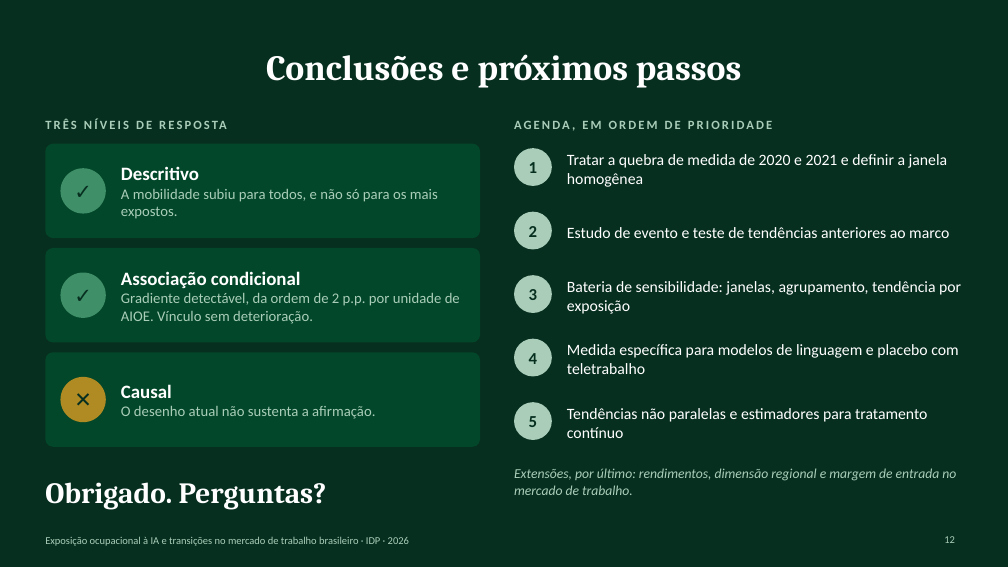
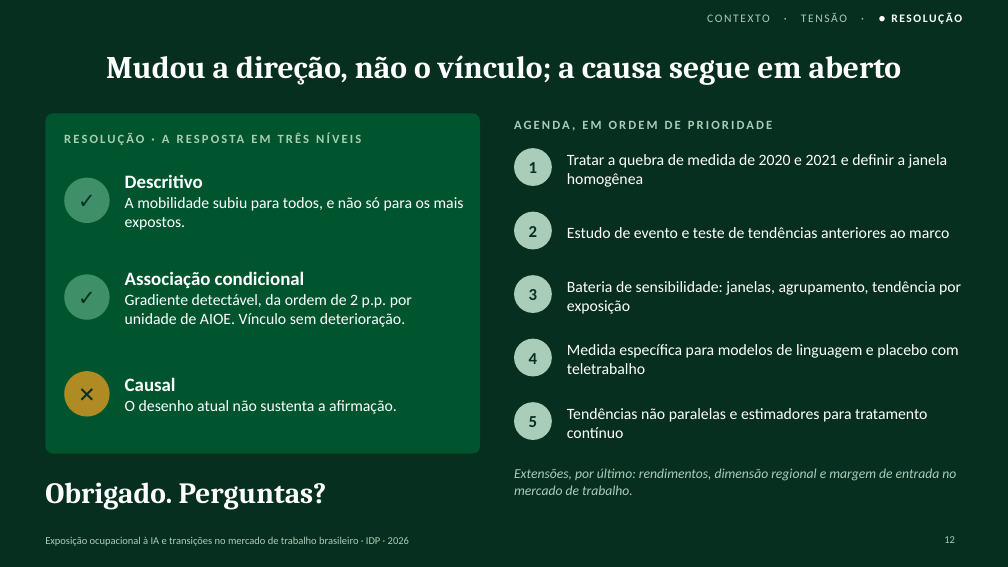
Before and after one commit to rickpalmeiras-design/IDP, a slide deck: slide 12 of apresentacao/apresentacao_05.pptx. Drawn at 1008x567 pixels with LibreOffice and Linux fonts; fonts in the diff are those of the drawing. Boxes give left, top, right and bottom in pixels: in the first picture for what was removed or moved away, otherwise in the second. Text is boxed around its words. In the diff, an @@ line names an element or a change of style, - is before the commit and + after.

```diff
--- a/apresentacao/apresentacao_05.pptx
+++ b/apresentacao/apresentacao_05.pptx
@@ text added at (x1=707, y1=13, x2=962, y2=24), 11 pt, text #A9CDB8 @@
+CONTEXTO · TENSÃO · ● RESOLUÇÃO
@@ title at (x1=106, y1=55, x2=902, y2=85): text changed; size 34 to 30 pt @@
-Conclusões e próximos passos
+Mudou a direção, não o vínculo; a causa segue em aberto
@@ rounded rectangle resized from (x1=45, y1=248, x2=480, y2=343) to (x1=45, y1=113, x2=480, y2=454) @@
@@ rounded rectangle at (x1=45, y1=113, x2=480, y2=454): fill #00552F at 65% opacity to #00552F; proportions changed @@
@@ rounded rectangle removed at (x1=45, y1=144, x2=480, y2=238) @@
@@ text at (x1=162, y1=135, x2=170, y2=143): text changed @@
-TRÊS NÍVEIS DE RESPOSTA
+RESOLUÇÃO · A RESPOSTA EM TRÊS NÍVEIS
@@ ellipse "✓" moved from (x1=60, y1=169, x2=106, y2=214) to (x1=64, y1=178, x2=110, y2=223) @@
@@ text "Descritivo" moved from (x1=121, y1=166, x2=438, y2=219) to (x1=125, y1=174, x2=464, y2=230) @@
@@ text at (x1=125, y1=197, x2=464, y2=230): size 14 to 15 pt, text colour #A9CDB8 to #FFFFFF in "A mobilidade subiu para todos, e não ..." @@
@@ ellipse "✓" moved from (x1=60, y1=272, x2=106, y2=318) to (x1=64, y1=274, x2=110, y2=320) @@
@@ text at (x1=125, y1=294, x2=412, y2=327): size 14 to 15 pt, text colour #A9CDB8 to #FFFFFF in "Gradiente detectável, da ordem de 2 p.p. ..." @@
@@ rounded rectangle removed at (x1=45, y1=352, x2=480, y2=447) @@
@@ text "Causal" moved from (x1=121, y1=384, x2=375, y2=419) to (x1=125, y1=377, x2=397, y2=414) @@
@@ ellipse "✕" moved from (x1=60, y1=377, x2=106, y2=423) to (x1=64, y1=371, x2=110, y2=417) @@
@@ text at (x1=125, y1=400, x2=397, y2=414): size 14 to 15 pt, text colour #A9CDB8 to #FFFFFF in "O desenho atual não sustenta a afirmação." @@
```
Also in this commit, not shown: 10 other slides changed, 1 slide added, 1 slide removed, 17 other files.
